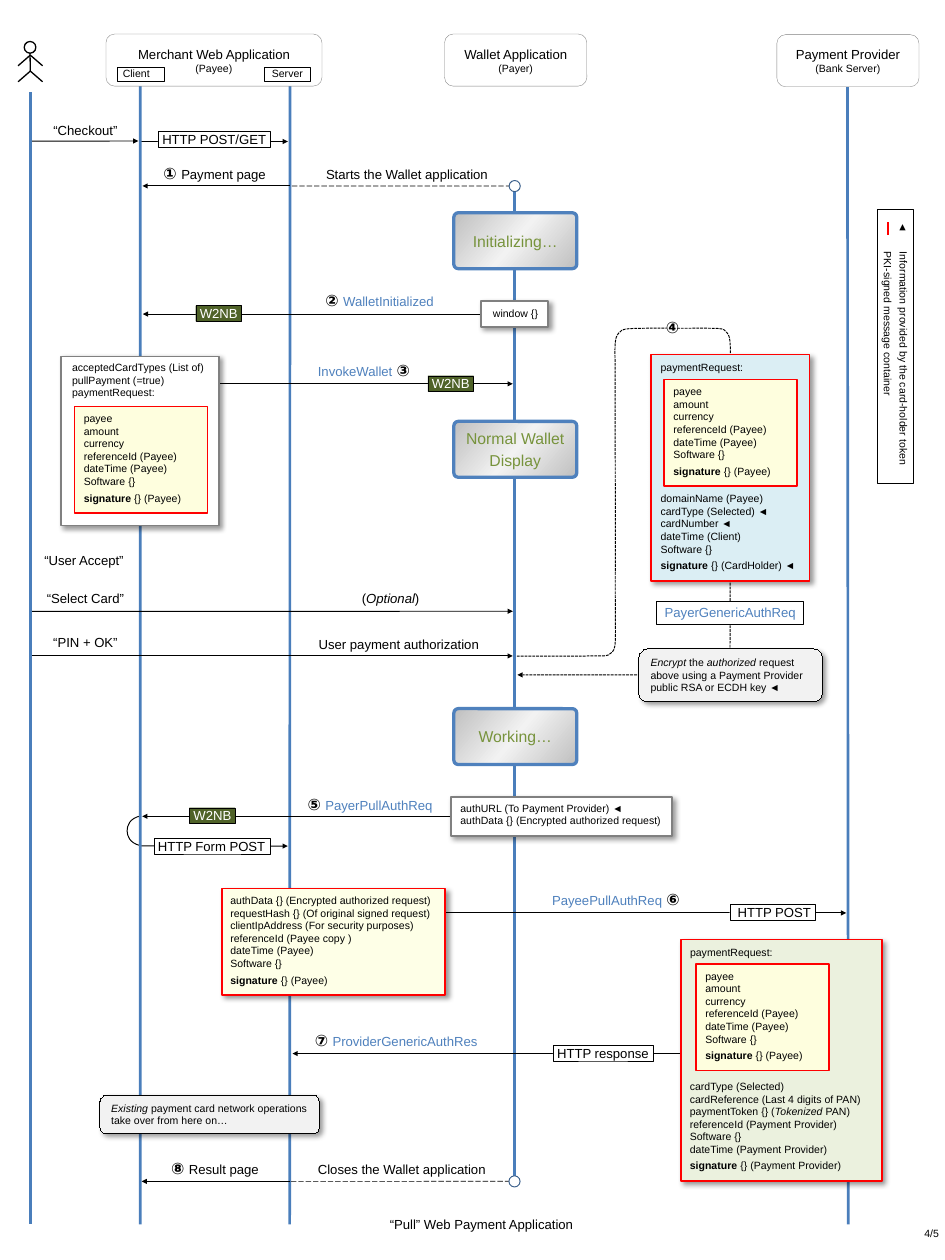
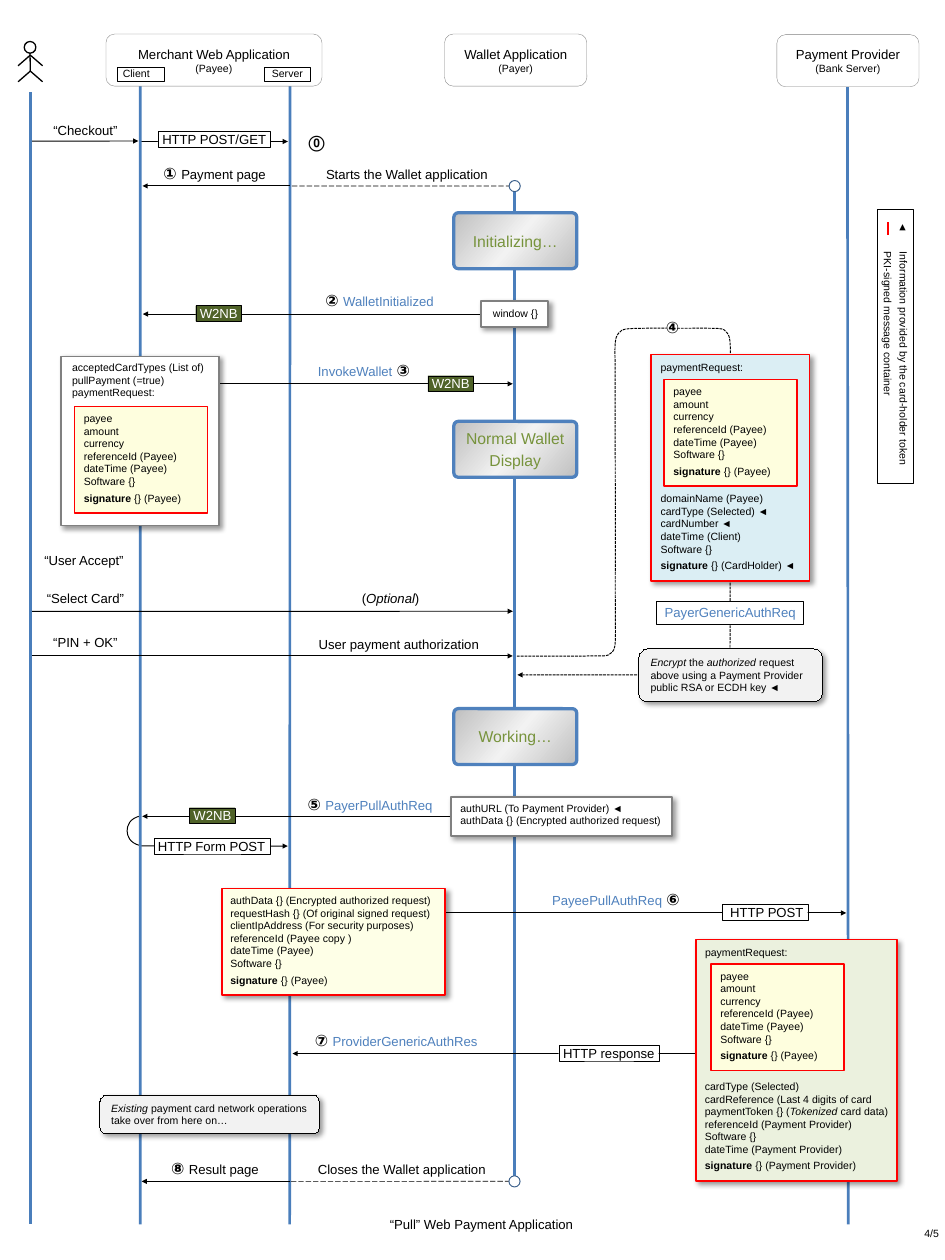
Before and after one commit to cyberphone/web2native-bridge, a slide deck: slide 4 of webpayment.resources/docs/pullmode.pptx. Drawn at 945x1260 pixels with LibreOffice and Linux fonts; fonts in the diff are those of the drawing. Boxes give left, top, right and bottom in pixels: in the first picture for what was removed or moved away, otherwise in the second. Text is boxed around its words. In the diff, an @@ line names an element or a change of style, - is before the commit and + after.

Commit message:
text added

```diff
--- a/webpayment.resources/docs/pullmode.pptx
+++ b/webpayment.resources/docs/pullmode.pptx
@@ text added at [309,135,325,152], 12 pt, text #000000, bold @@
+⓪
@@ rectangle "HTTP POST": place and size @@
-rectangle "HTTP POST" at [729,904,814,920]
+rectangle "HTTP POST" at [723,904,808,920]
@@ 2 texts, 2 rectangles: place and size @@
-2 texts, 2 rectangles at [681,939,883,1181]
+2 texts, 2 rectangles at [695,939,897,1181]
@@ rectangle "HTTP response": place and size @@
-rectangle "HTTP response" at [552,1045,653,1061]
+rectangle "HTTP response" at [559,1045,659,1061]
@@ text "cardType (Selected) cardReference (Last 4 ...": place and size @@
-text "cardType (Selected) cardReference (Last 4 ..." at [690,1082,860,1171]
+text "cardType (Selected) cardReference (Last 4 ..." at [705,1082,888,1171]
@@ text at [705,1082,888,1117]: text changed @@
-cardType (Selected)
-cardReference (Last 4 digits of PAN)
-paymentToken {} (Tokenized PAN)
+cardType (Selected)
+cardReference (Last 4 digits of card
+paymentToken {} (Tokenized card data)
```
Also in this commit, not shown: 1 other slide changed.
